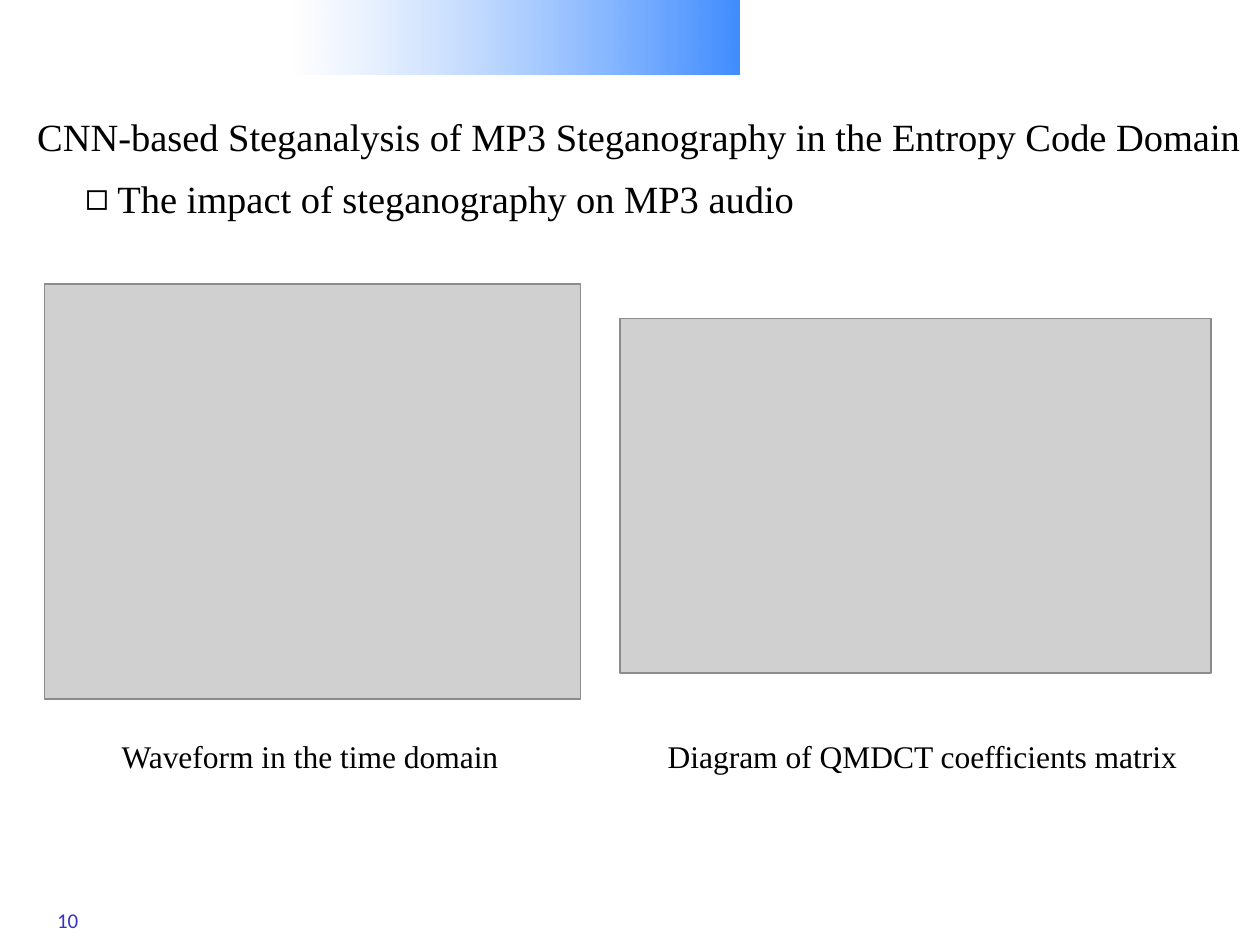
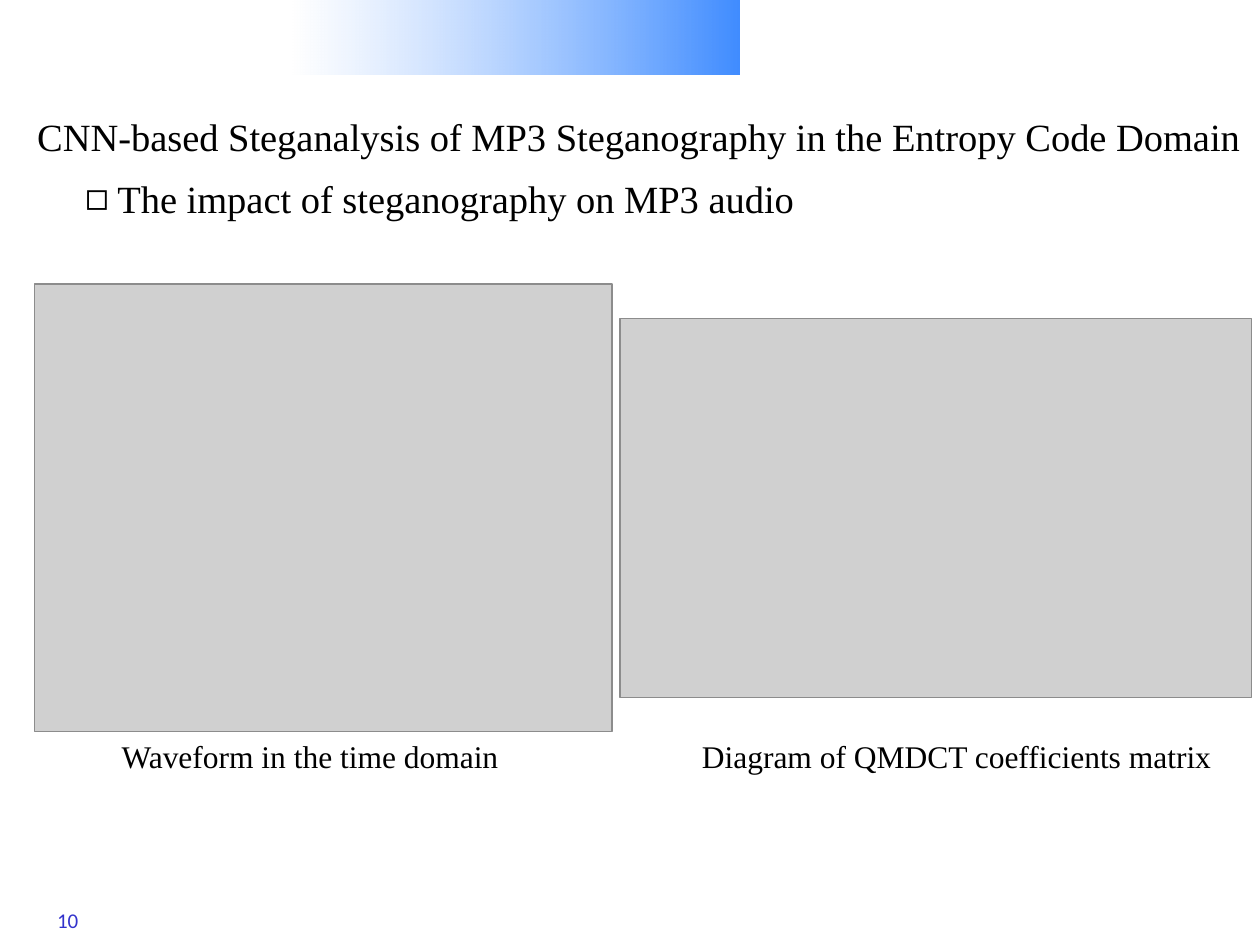
Before and after one commit to Charleswyt/tf_audio_steganalysis, a slide deck: slide 10 of CNN-based Steganalysis of MP3 Steganography in the Entropy Code Domain.pptx. Drawn at 1260x945 pixels with LibreOffice and Linux fonts; fonts in the diff are those of the drawing; grey boxes stand for pictures; background and template pictures are left out. Boxes give left, top, right and bottom in pixels: in the first picture for what was removed or moved away, otherwise in the second. Text is boxed around its words. In the diff, an @@ line names an element or a change of style, - is before the commit and + after.

```diff
--- a/CNN-based Steganalysis of MP3 Steganography in the Entropy Code Domain.pptx
+++ b/CNN-based Steganalysis of MP3 Steganography in the Entropy Code Domain.pptx
@@ picture resized from (x1=44, y1=284, x2=580, y2=698) to (x1=35, y1=284, x2=612, y2=731) @@
@@ picture resized from (x1=620, y1=319, x2=1211, y2=673) to (x1=620, y1=319, x2=1251, y2=698) @@
@@ text "Diagram of QMDCT coefficients matrix" moved from (x1=668, y1=746, x2=1177, y2=775) to (x1=702, y1=746, x2=1211, y2=775) @@
```
Also in this commit, not shown: 7 other slides changed.
